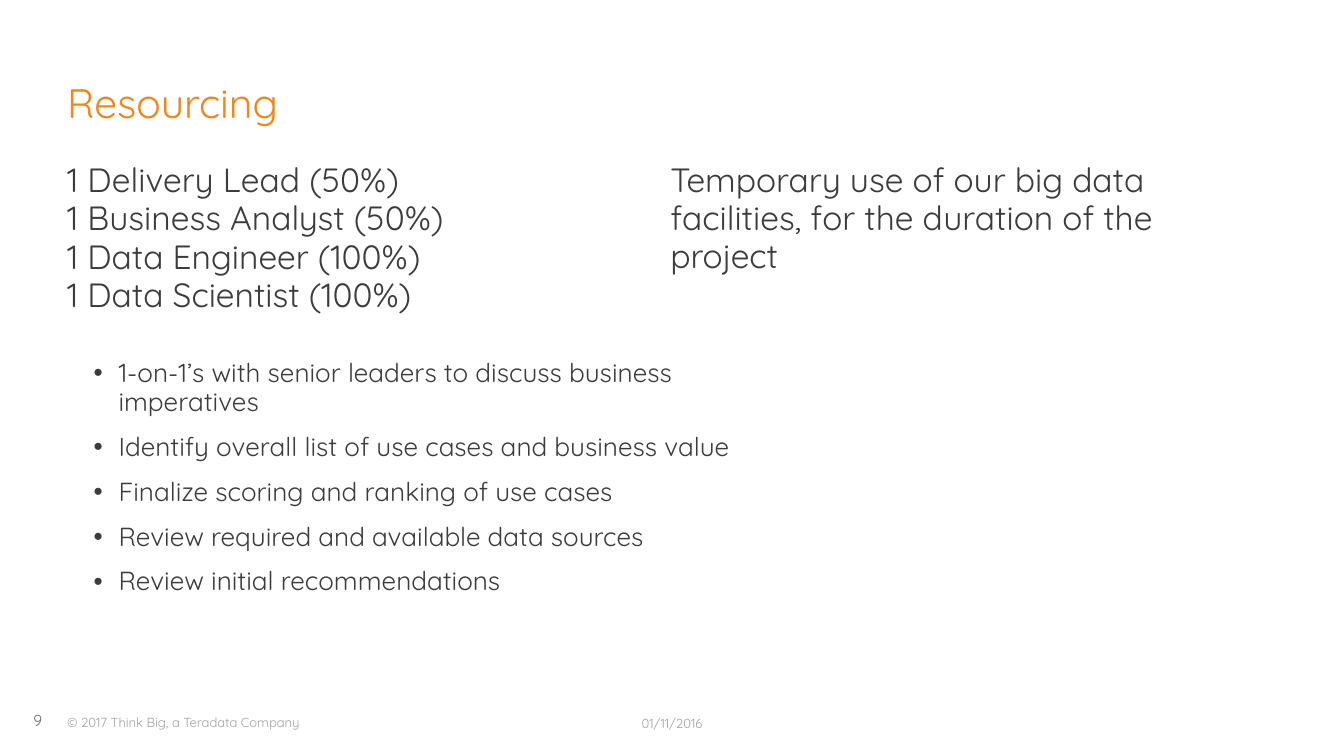
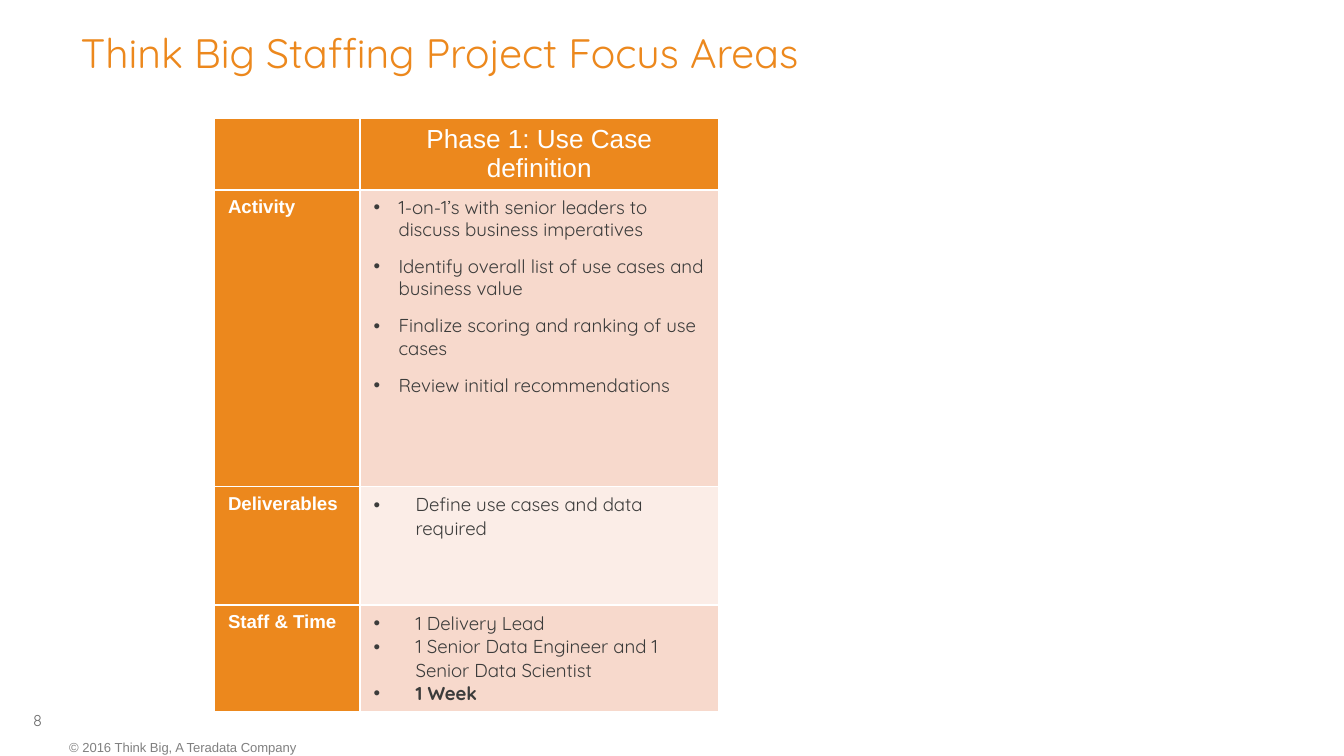
Before and after one commit to georgios-tsolakis-td/Bootcamp_Mar17_London, a slide deck: slide 8 of Team Unknown (Team 2)/Roadmap_Skynet.pptx (slide 9 before the commit). Drawn at 1344x756 pixels with LibreOffice and Linux fonts; fonts in the diff are those of the drawing; background and template pictures are left out. Boxes give left, top, right and bottom in pixels: in the first picture for what was removed or moved away, otherwise in the second. Text is boxed around its words. In the diff, an @@ line names an element or a change of style, - is before the commit and + after.

```diff
--- a/Team Unknown (Team 2)/Roadmap_Skynet.pptx
+++ b/Team Unknown (Team 2)/Roadmap_Skynet.pptx
@@ title added at [81, 37, 798, 77], 22 pt, text #EC881D @@
+Think Big Staffing Project Focus Areas
@@ title removed at [67, 89, 278, 127] @@
-Resourcing
@@ table added at [215, 118, 719, 712], 4 rows, 2 columns @@
+ | Phase 1: Use Case definition
+Activity | 1-on-1’s with senior leaders to discuss business imperatives / Identify overall list of use cases and business value / Finalize scoring and ranking of use cases / Review initial recommendations
+Deliverables | Define use cases and data required
+Staff & Time | 1 Delivery Lead / 1 Senior Data Engineer and 1 Senior Data Scientist / 1 Week
@@ text removed at [67, 167, 444, 314] @@
-1 Delivery Lead (50%)
-1 Business Analyst (50%)
-1 Data Engineer (100%)
-1 Data Scientist (100%)
@@ text removed at [670, 167, 1152, 275] @@
-Temporary use of our big data facilities, for the duration of the project
@@ text removed at [119, 362, 729, 591] @@
-• 1-on-1’s with senior leaders to discuss business imperatives
-• Identify overall list of use cases and business value
-• Finalize scoring and ranking of use cases
-• Review required and available data sources
-• Review initial recommendations
@@ page number at [33, 715, 42, 726]: text changed @@
-9
+8
@@ text removed at [642, 718, 703, 730] @@
-01/11/2016
@@ text "© 2016 Think Big, A ..." at [82, 742, 297, 755]: vertical alignment middle to top @@
@@ text at [82, 742, 297, 755]: text changed; font Quicksand to Arial; text colour #A2A2A2 to #808080 @@
-© 2017 Think Big, a Teradata Company
+© 2016 Think Big, A Teradata Company
```
Also in this commit, not shown: 4 other slides changed, 1 slide added, 1 slide removed.
